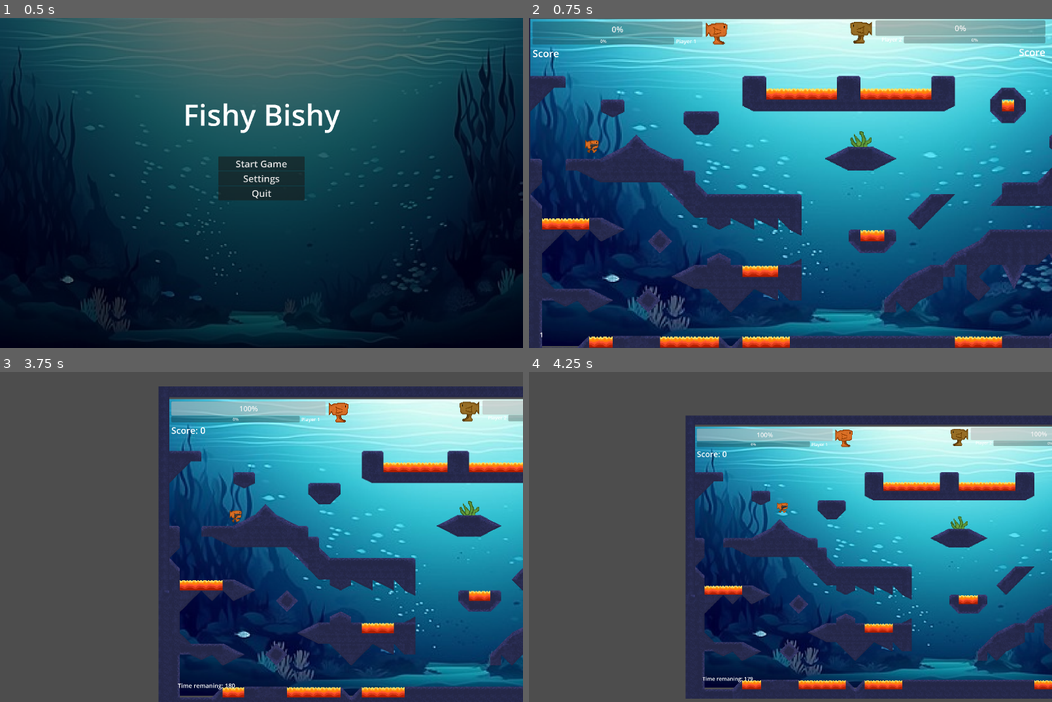
Above: before the commit, frames 1-4 (two rows, left to right).
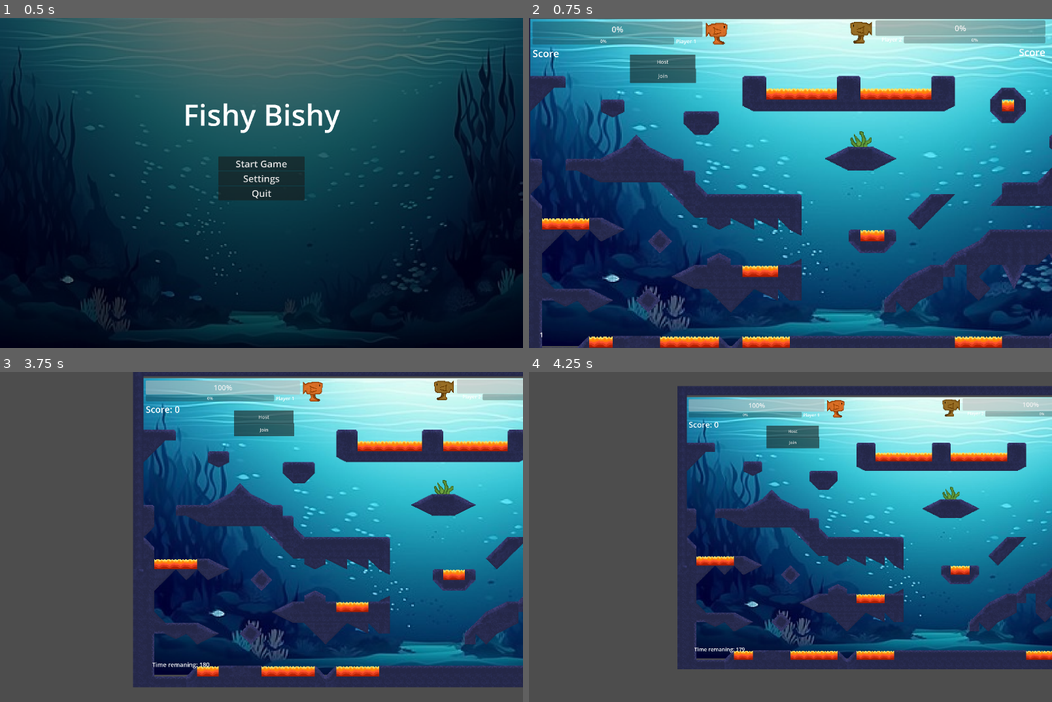
Above: after the commit, the same moments.

Repository: Myselfshiwoziji/Fish_Mafia
Game: Godot game, scene res://Menus/MainMenu/MainMenu.tscn
Same seed, same stepped clock (60 frames per second), same inputs: the game is played once before the commit and once after it.
Inputs:
- Up to frame 1 (0.5 s): no input
- Up to frame 2 (0.75 s): click "Start Game" at 0.5 s
- Up to frame 3 (3.75 s): tap Enter at 1.25, 2.75 s; hold Space (Action) 1.28-2.03 s; hold D (Right) 1.28-2.78 s; tap W (Up) at 1.52, 2.27 s; tap , (Dash) at 2.1 s; hold A (Left) 2.78-3.53 s; hold J (aim_down) 2.78-3.53 s; tap Space (Action) at 3.5 s; hold D (Right) from 3.53 s (still down); tap H (aim_left) at 3.6 s
- Up to frame 4 (4.25 s): keep holding D (Right); tap W (Up) at 3.77 s

Frame 1 is identical in both runs. In frame 2, 1.2% of the frame differs, in the area x 10-32%, y 11-41%; in frame 3, 50%; in frame 4, 59%, in the area x 28-100%, y 4-100%.

Commit message:
added multiplayer

Diff:
--- a/Gameplay/Mainscene.gd
+++ b/Gameplay/Mainscene.gd
@@ -1,6 +1,8 @@
 extends Node2D
 
 var bubble_scene = preload("res://Gameplay/Bubbles/Bubble.tscn")
+var peer = ENetMultiplayerPeer.new();
+@export var player_scene : PackedScene
 
 func spawn_bubble(loc_id):
 	var bubble = bubble_scene.instantiate()
@@ -20,12 +22,7 @@
 
 	$BubbleSpawnTimer.start()
 
-	$Camera.add_target($Player);
-
 	$Camera.add_target($Stage)
-
-
-
 
 # Called every frame. 'delta' is the elapsed time since the previous frame.
 func _process(delta):
@@ -38,6 +35,8 @@
 	spawn_bubble(1)
 	spawn_bubble(2)
 	spawn_bubble(3)
+	spawn_bubble(4)
+	spawn_bubble(5)
 	$BubbleSpawnTimer.wait_time = randf_range(3, 8)
 	$BubbleSpawnTimer.start()
 
@@ -51,3 +50,20 @@
 	get_tree().paused = false
 
 	get_tree().change_scene_to_file("res://Menus/EndScene/EndScene.tscn")
+
+#Multiplayer stuff
+func _on_join_pressed():
+	peer.create_client("localhost", 127)
+	multiplayer.multiplayer_peer = peer;
+
+func _on_host_pressed():
+	peer.create_server(127)
+	multiplayer.multiplayer_peer = peer
+	multiplayer.peer_connected.connect(_add_player);
+	_add_player();
+
+func _add_player(id = 1):
+	var player = player_scene.instantiate()
+	player.name = str(id)
+	call_deferred("add_child", player)
+	player.position = Vector2(1520, 1053)
--- a/Gameplay/Mainscene.tscn
+++ b/Gameplay/Mainscene.tscn
@@ -13,14 +13,34 @@
 [node name="Gameplay" type="Node2D"]
 position = Vector2(73, 87)
 script = ExtResource("1_0606e")
+player_scene = ExtResource("1_nrlk6")
+
+[node name="Host" type="Button" parent="."]
+top_level = true
+offset_left = 757.0
+offset_top = 335.0
+offset_right = 1201.0
+offset_bottom = 432.0
+theme_override_font_sizes/font_size = 35
+text = "Host
+"
+metadata/_edit_use_anchors_ = true
+
+[node name="Join" type="Button" parent="."]
+top_level = true
+offset_left = 757.0
+offset_top = 430.0
+offset_right = 1206.0
+offset_bottom = 527.0
+theme_override_font_sizes/font_size = 35
+text = "Join
+"
+metadata/_edit_use_anchors_ = true
 
 [node name="Background" type="Sprite2D" parent="."]
 position = Vector2(2197, 1113.5)
 scale = Vector2(9.50431, 8.51156)
 texture = ExtResource("2_tq4c6")
-
-[node name="Player" parent="." instance=ExtResource("1_nrlk6")]
-position = Vector2(434, 868)
 
 [node name="Stage" parent="." instance=ExtResource("4_ne0qe")]
 position = Vector2(888, 1192)
@@ -35,6 +55,12 @@
 
 [node name="Bubble3" type="Marker2D" parent="."]
 position = Vector2(2169, 232)
+
+[node name="Bubble4" type="Marker2D" parent="."]
+position = Vector2(3995, 298)
+
+[node name="Bubble5" type="Marker2D" parent="."]
+position = Vector2(121, 232)
 
 [node name="Seaweed" parent="." instance=ExtResource("6_j1pon")]
 position = Vector2(2254, 874)
@@ -58,6 +84,7 @@
 metadata/_edit_use_anchors_ = true
 
 [node name="BubbleSpawnTimer" type="Timer" parent="."]
+wait_time = 2.0
 one_shot = true
 
 [node name="GameTimer" type="Timer" parent="."]
@@ -86,5 +113,16 @@
 
 [node name="Camera" parent="." instance=ExtResource("10_0x8oo")]
 
+[node name="MultiplayerSpawner" type="MultiplayerSpawner" parent="."]
+_spawnable_scenes = PackedStringArray("res://Gameplay/Player/Player.tscn", "res://Gameplay/Projectile/projectile.tscn")
+spawn_path = NodePath("..")
+spawn_limit = 8
+
+[node name="PlayerSpawnPosition" type="Marker2D" parent="."]
+position = Vector2(1520, 1053)
+
+[connection signal="pressed" from="Host" to="." method="_on_button_pressed"]
+[connection signal="pressed" from="Host" to="." method="_on_host_pressed"]
+[connection signal="pressed" from="Join" to="." method="_on_join_pressed"]
 [connection signal="timeout" from="BubbleSpawnTimer" to="." method="_on_bubble_spawn_timer_timeout"]
 [connection signal="timeout" from="GameTimer" to="." method="_on_game_timer_timeout"]
--- a/Gameplay/Player/Player.tscn
+++ b/Gameplay/Player/Player.tscn
@@ -148,6 +148,11 @@
 "speed": 20.0
 }]
 
+[sub_resource type="SceneReplicationConfig" id="SceneReplicationConfig_nduhe"]
+properties/0/path = NodePath("..:position")
+properties/0/spawn = true
+properties/0/replication_mode = 1
+
 [node name="Player" type="CharacterBody2D"]
 collision_layer = 4
 script = ExtResource("1_37mwt")
@@ -202,6 +207,9 @@
 wait_time = 0.05
 one_shot = true
 
+[node name="MultiplayerSynchronizer" type="MultiplayerSynchronizer" parent="."]
+replication_config = SubResource("SceneReplicationConfig_nduhe")
+
 [connection signal="body_entered" from="Hitbox" to="." method="_on_hitbox_body_entered"]
 [connection signal="body_exited" from="Hitbox" to="." method="_on_hitbox_body_exited"]
 [connection signal="timeout" from="DamageTimer" to="." method="_on_damage_timer_timeout"]
--- a/Gameplay/Player/playerscript.gd
+++ b/Gameplay/Player/playerscript.gd
@@ -25,6 +25,10 @@
 	get_tree().call_group("projectile", "queue_free")
 	spawn_location = self.global_position
 
+
+func _enter_tree():
+	#Multiplayer stuff
+	set_multiplayer_authority(name.to_int())
 
 func movement():
 	var direction := Vector2.ZERO
@@ -127,8 +131,7 @@
 
 
 func _physics_process(delta):
-
-	if dead == false:
+	if dead == false && is_multiplayer_authority():
 		action(aiming())
 
 		movement()
@@ -151,6 +154,7 @@
 			await(get_tree().create_timer(2).timeout)
 
 			Global.p1_invunerable = false
+
 
 func _on_hitbox_body_entered(body):
 	in_damage = true
--- a/Menus/MainMenu/MainMenu.gd
+++ b/Menus/MainMenu/MainMenu.gd
@@ -1,4 +1,5 @@
 extends Control
+
 
 func _ready():
 	$Intromusic.play()
Not shown: 1 places in Gameplay/Player/Player.tscn that only renumber resources
